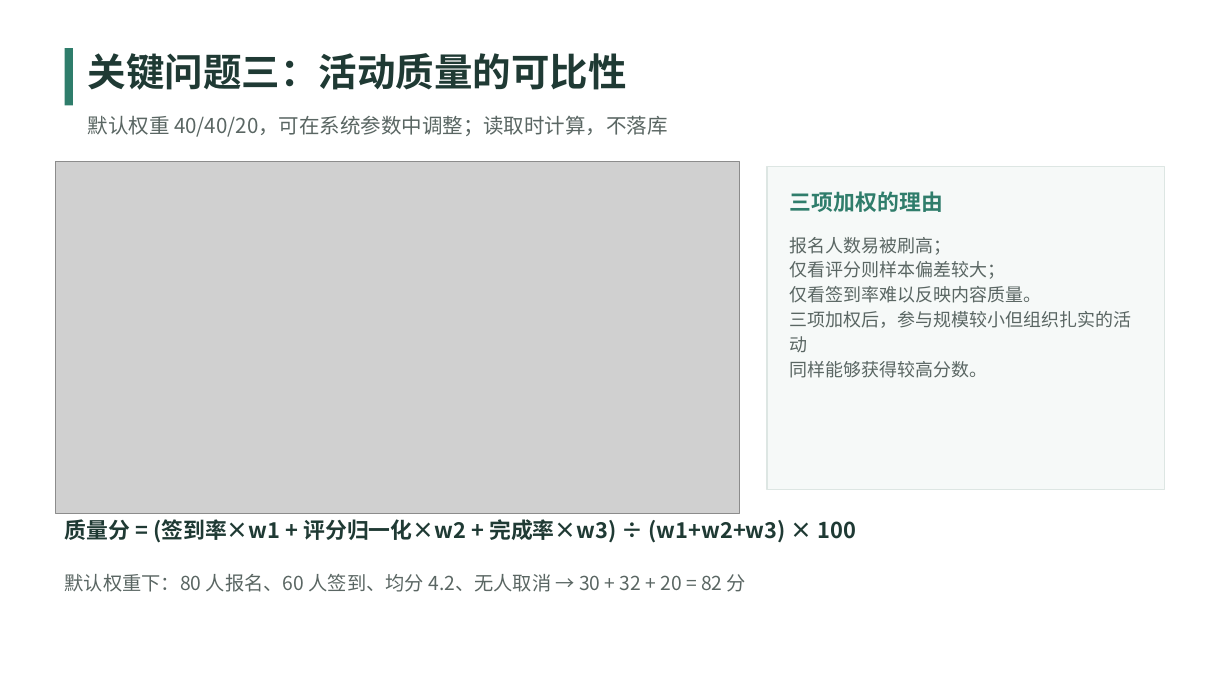
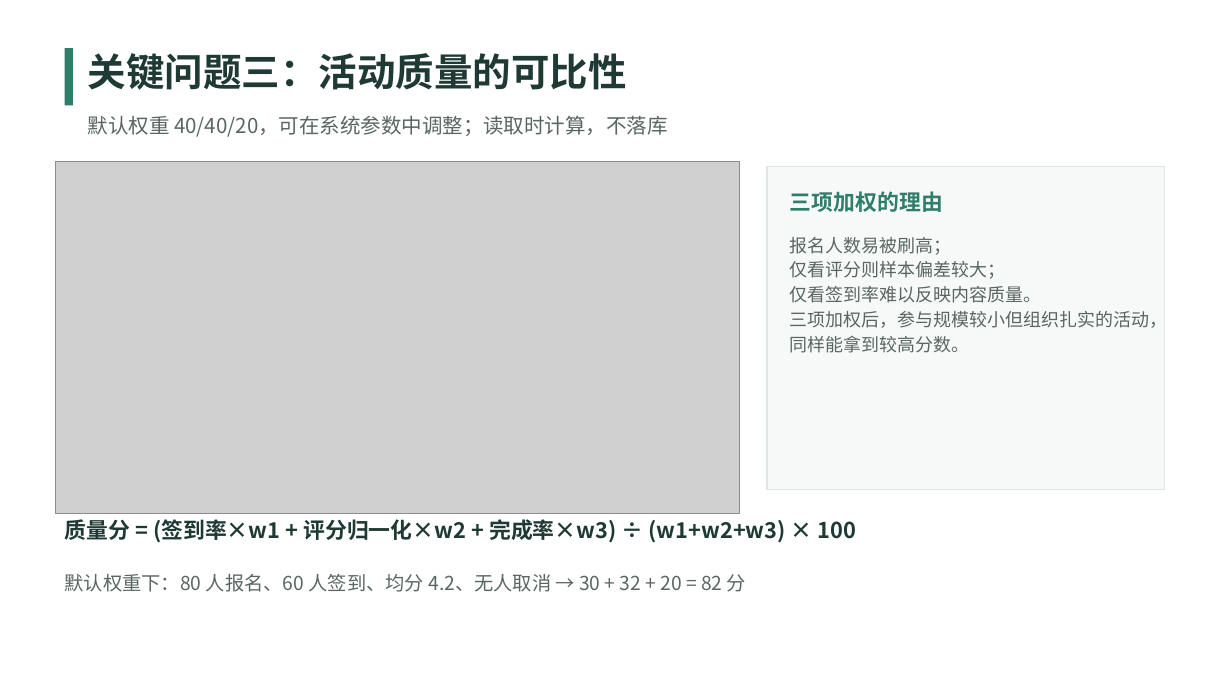
Before and after one commit to tkRRRRRR/Campus-Event-Management-System, a slide deck: slide 9 of doc/答辩PPT.pptx. Drawn at 1232x693 pixels with LibreOffice and Linux fonts; fonts in the diff are those of the drawing; grey boxes stand for pictures. Boxes give left, top, right and bottom in pixels: in the first picture for what was removed or moved away, otherwise in the second. Text is boxed around its words. In the diff, an @@ line names an element or a change of style, - is before the commit and + after.

```diff
--- a/doc/答辩PPT.pptx
+++ b/doc/答辩PPT.pptx
@@ text at [790,311,1168,353]: text changed @@
-三项加权后，参与规模较小但组织扎实的活动
-同样能够获得较高分数。
+三项加权后，参与规模较小但组织扎实的活动，
+同样能拿到较高分数。
```
Also in this commit, not shown: 8 other files.
